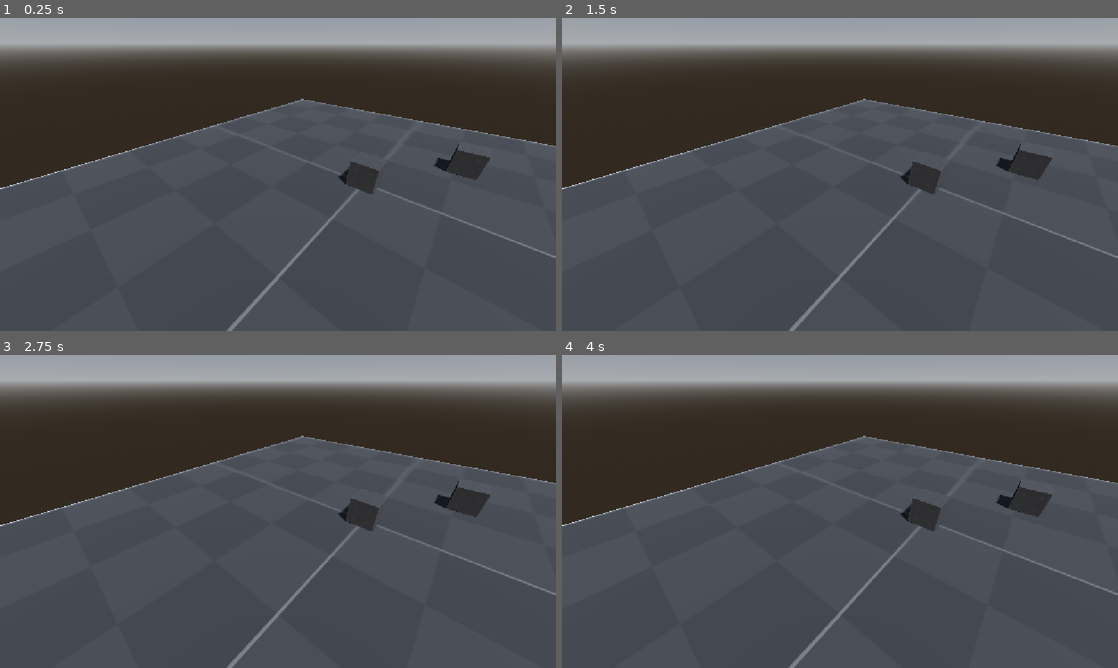
Above: before the commit, frames 1-4 (two rows, left to right).
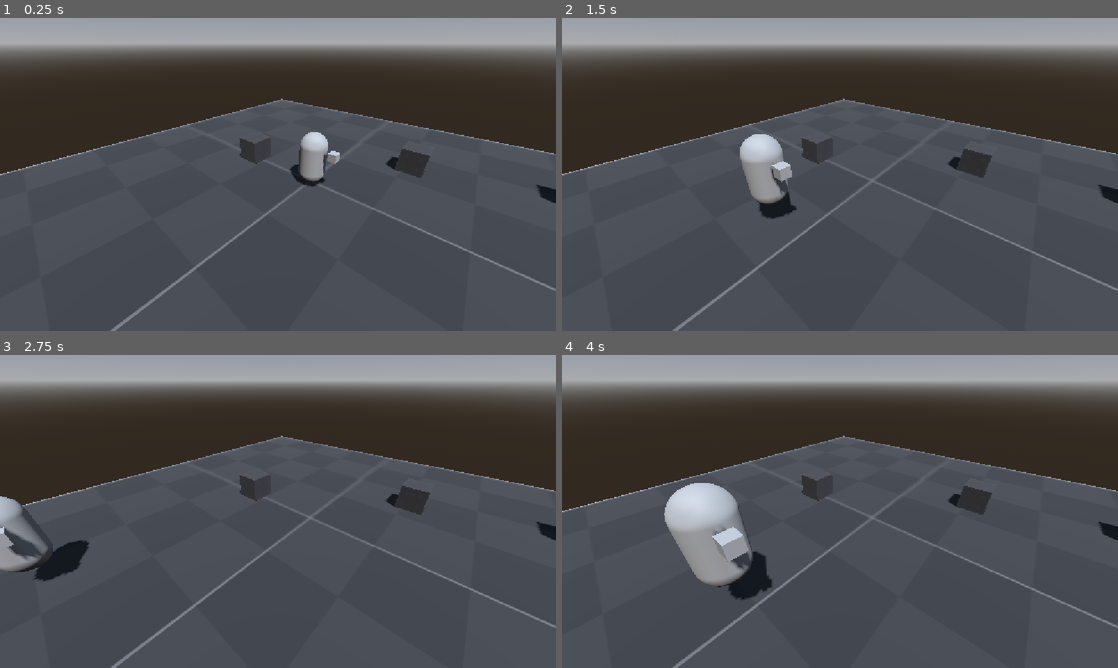
Above: after the commit, the same moments.

Repository: guepardito/Memory-Select
Game: Godot game, scene res://scenes/prototype_level.tscn
Two runs of this game, one before a commit and one after it. Both use one fixed random seed, a clock stepped at 60 frames per second and the inputs below.
Inputs:
- Up to frame 1 (0.25 s): no input
- Up to frame 2 (1.5 s): tap Enter at 0.5 s; hold D (move_right, bound only after the commit) 0.53-1.28 s; tap Space (jump, bound only after the commit) at 0.6, 0.77, 1.07, 1.35 s; hold S (move_back, bound only after the commit) from 1.28 s (still down)
- Up to frame 3 (2.75 s): tap Space (jump, bound only after the commit) at 1.52, 1.82, 2.1 s; release S (move_back, bound only after the commit) at 2.03 s; hold D (move_right, bound only after the commit) from 2.03 s (still down)
- Up to frame 4 (4 s): release D (move_right, bound only after the commit) at 2.78 s; hold W (move_forward, bound only after the commit) 2.78-3.53 s; tap Space (jump, bound only after the commit) at 2.85, 3.02, 3.32, 3.6, 3.77 s; hold A (move_left, bound only after the commit) from 3.53 s (still down)

The runs differ from the first frame. In frame 1, 6.8% of the frame differs, in the area x 0-100%, y 25-100%; in frame 2, 7.7%; in frame 3, 7.6%; in frame 4, 10%.

Commit message:
Basic player movement with keyboard and controller

Diff:
--- a/project.godot
+++ b/project.godot
@@ -20,6 +20,45 @@
 window/stretch/mode="canvas_items"
 window/stretch/aspect="expand"
 
+[input]
+
+move_left={
+"deadzone": 0.2,
+"events": [Object(InputEventKey,"resource_local_to_scene":false,"resource_name":"","device":-1,"window_id":0,"alt_pressed":false,"shift_pressed":false,"ctrl_pressed":false,"meta_pressed":false,"pressed":false,"keycode":0,"physical_keycode":65,"key_label":0,"unicode":97,"location":0,"echo":false,"script":null)
+, Object(InputEventJoypadMotion,"resource_local_to_scene":false,"resource_name":"","device":-1,"axis":0,"axis_value":-1.0,"script":null)
+]
+}
+move_right={
+"deadzone": 0.2,
+"events": [Object(InputEventKey,"resource_local_to_scene":false,"resource_name":"","device":-1,"window_id":0,"alt_pressed":false,"shift_pressed":false,"ctrl_pressed":false,"meta_pressed":false,"pressed":false,"keycode":0,"physical_keycode":68,"key_label":0,"unicode":100,"location":0,"echo":false,"script":null)
+, Object(InputEventJoypadMotion,"resource_local_to_scene":false,"resource_name":"","device":-1,"axis":0,"axis_value":1.0,"script":null)
+]
+}
+move_forward={
+"deadzone": 0.2,
+"events": [Object(InputEventKey,"resource_local_to_scene":false,"resource_name":"","device":-1,"window_id":0,"alt_pressed":false,"shift_pressed":false,"ctrl_pressed":false,"meta_pressed":false,"pressed":false,"keycode":0,"physical_keycode":87,"key_label":0,"unicode":119,"location":0,"echo":false,"script":null)
+, Object(InputEventJoypadMotion,"resource_local_to_scene":false,"resource_name":"","device":-1,"axis":1,"axis_value":-1.0,"script":null)
+]
+}
+move_back={
+"deadzone": 0.2,
+"events": [Object(InputEventKey,"resource_local_to_scene":false,"resource_name":"","device":-1,"window_id":0,"alt_pressed":false,"shift_pressed":false,"ctrl_pressed":false,"meta_pressed":false,"pressed":false,"keycode":0,"physical_keycode":83,"key_label":0,"unicode":115,"location":0,"echo":false,"script":null)
+, Object(InputEventJoypadMotion,"resource_local_to_scene":false,"resource_name":"","device":-1,"axis":1,"axis_value":1.0,"script":null)
+]
+}
+jump={
+"deadzone": 0.2,
+"events": [Object(InputEventKey,"resource_local_to_scene":false,"resource_name":"","device":-1,"window_id":0,"alt_pressed":false,"shift_pressed":false,"ctrl_pressed":false,"meta_pressed":false,"pressed":false,"keycode":0,"physical_keycode":32,"key_label":0,"unicode":32,"location":0,"echo":false,"script":null)
+, Object(InputEventJoypadButton,"resource_local_to_scene":false,"resource_name":"","device":-1,"button_index":0,"pressure":0.0,"pressed":false,"script":null)
+]
+}
+ability={
+"deadzone": 0.2,
+"events": [Object(InputEventKey,"resource_local_to_scene":false,"resource_name":"","device":-1,"window_id":0,"alt_pressed":false,"shift_pressed":false,"ctrl_pressed":false,"meta_pressed":false,"pressed":false,"keycode":0,"physical_keycode":4194325,"key_label":0,"unicode":0,"location":0,"echo":false,"script":null)
+, Object(InputEventJoypadButton,"resource_local_to_scene":false,"resource_name":"","device":-1,"button_index":2,"pressure":0.0,"pressed":false,"script":null)
+]
+}
+
 [physics]
 
 3d/physics_engine="Jolt Physics"
--- /dev/null
+++ b/scenes/PlayerRobot.tscn
@@ -0,0 +1,25 @@
+[gd_scene format=3 uid="uid://31q44susct6e"]
+
+[ext_resource type="Script" uid="uid://72kj0nbfwkr0" path="res://scripts/player_robot.gd" id="1_8iyjm"]
+
+[sub_resource type="CapsuleShape3D" id="CapsuleShape3D_u27eq"]
+
+[sub_resource type="CapsuleMesh" id="CapsuleMesh_u27eq"]
+
+[sub_resource type="BoxMesh" id="BoxMesh_u27eq"]
+size = Vector3(0.3, 0.3, 0.3)
+
+[node name="PlayerRobot" type="CharacterBody3D" unique_id=549566771]
+script = ExtResource("1_8iyjm")
+
+[node name="CollisionShape3D" type="CollisionShape3D" parent="." unique_id=855280083]
+transform = Transform3D(1, 0, 0, 0, 1, 0, 0, 0, 1, 0, 1, 0)
+shape = SubResource("CapsuleShape3D_u27eq")
+
+[node name="MeshInstance3D" type="MeshInstance3D" parent="." unique_id=525439506]
+transform = Transform3D(1, 0, 0, 0, 1, 0, 0, 0, 1, 0, 1, 0)
+mesh = SubResource("CapsuleMesh_u27eq")
+
+[node name="MeshInstance3D2" type="MeshInstance3D" parent="." unique_id=147084275]
+transform = Transform3D(1, 0, 0, 0, 1, 0, 0, 0, 1, 0, 1.3400738, -0.8169956)
+mesh = SubResource("BoxMesh_u27eq")
--- a/scenes/prototype_level.tscn
+++ b/scenes/prototype_level.tscn
@@ -2,6 +2,7 @@
 
 [ext_resource type="Texture2D" uid="uid://bmyh52jaycbrl" path="res://assets/textures/prototype/dark_texture_07.png" id="1_8jvw5"]
 [ext_resource type="Texture2D" uid="uid://bkfv8r7k64vhs" path="res://assets/textures/prototype/dark_texture_06.png" id="2_061g7"]
+[ext_resource type="PackedScene" uid="uid://31q44susct6e" path="res://scenes/PlayerRobot.tscn" id="3_061g7"]
 
 [sub_resource type="ProceduralSkyMaterial" id="ProceduralSkyMaterial_sfqo4"]
 sky_horizon_color = Color(0.66224277, 0.6717428, 0.6867428, 1)
@@ -14,10 +15,7 @@
 background_mode = 2
 sky = SubResource("Sky_kvexg")
 
-[sub_resource type="StandardMaterial3D" id="StandardMaterial3D_7s42t"]
-albedo_texture = ExtResource("1_8jvw5")
-
-[sub_resource type="StandardMaterial3D" id="StandardMaterial3D_jsvdy"]
+[sub_resource type="StandardMaterial3D" id="StandardMaterial3D_8jvw5"]
 albedo_texture = ExtResource("2_061g7")
 
 [sub_resource type="StandardMaterial3D" id="StandardMaterial3D_ysf26"]
@@ -25,6 +23,12 @@
 
 [sub_resource type="StandardMaterial3D" id="StandardMaterial3D_pet5k"]
 albedo_texture = ExtResource("2_061g7")
+
+[sub_resource type="StandardMaterial3D" id="StandardMaterial3D_7s42t"]
+albedo_texture = ExtResource("1_8jvw5")
+
+[sub_resource type="StandardMaterial3D" id="StandardMaterial3D_061g7"]
+albedo_texture = ExtResource("1_8jvw5")
 
 [node name="PrototypeLevel" type="Node3D" unique_id=2037469893]
 
@@ -35,22 +39,33 @@
 transform = Transform3D(-0.8660254, -0.43301278, 0.25, 0, 0.49999997, 0.86602545, -0.50000006, 0.75, -0.43301266, 0, 0, 0)
 shadow_enabled = true
 
-[node name="CSGBox3D" type="CSGBox3D" parent="." unique_id=1310836282]
+[node name="Camera3D" type="Camera3D" parent="." unique_id=2035891961]
+transform = Transform3D(-0.6600161, -0.40578654, 0.63223106, -2.3610593e-08, 0.8415705, 0.54014736, -0.75125146, 0.35650596, -0.5554501, 5.8798227, 4.594662, -3.4580388)
+
+[node name="Cajas" type="Node" parent="." unique_id=366492681]
+
+[node name="CSGBox3D2" type="CSGBox3D" parent="Cajas" unique_id=280726900]
+transform = Transform3D(1, 0, 0, 0, 1, 0, 0, 0, 1, 0, 0.5, 3.1077232)
+material_override = SubResource("StandardMaterial3D_8jvw5")
+use_collision = true
+
+[node name="CSGBox3D3" type="CSGBox3D" parent="Cajas" unique_id=440579143]
+transform = Transform3D(1, 0, 0, 0, 1, 0, 0, 0, 1, -3.6300445, 0.5, -2.7580094)
+material_override = SubResource("StandardMaterial3D_ysf26")
+use_collision = true
+
+[node name="CSGBox3D4" type="CSGBox3D" parent="Cajas" unique_id=1281935738]
+transform = Transform3D(1, 0, 0, 0, 1, 0, 0, 0, 1, -4.834271, 0.5, -7.6483793)
+material_override = SubResource("StandardMaterial3D_pet5k")
+use_collision = true
+
+[node name="MundoPlano" type="CSGBox3D" parent="." unique_id=1310836282]
 transform = Transform3D(1, 0, 0, 0, 1, 0, 0, 0, 1, 0, -0.5, 0)
 material_override = SubResource("StandardMaterial3D_7s42t")
+use_collision = true
 size = Vector3(20, 1, 20)
+material = SubResource("StandardMaterial3D_061g7")
 
-[node name="Camera3D" type="Camera3D" parent="." unique_id=2035891961]
-transform = Transform3D(-0.6600161, -0.40578654, 0.63223106, -2.3610593e-08, 0.8415705, 0.54014736, -0.75125146, 0.35650596, -0.5554501, 7.0005913, 4.5228844, -1.7659632)
+[node name="PlayerRobot" parent="." unique_id=549566771 instance=ExtResource("3_061g7")]
 
-[node name="CSGBox3D2" type="CSGBox3D" parent="." unique_id=280726900]
-transform = Transform3D(1, 0, 0, 0, 1, 0, 0, 0, 1, 0, 0.5, 0)
-material_override = SubResource("StandardMaterial3D_jsvdy")
-
-[node name="CSGBox3D3" type="CSGBox3D" parent="." unique_id=440579143]
-transform = Transform3D(1, 0, 0, 0, 1, 0, 0, 0, 1, -3.6300445, 0.5, -2.7580094)
-material_override = SubResource("StandardMaterial3D_ysf26")
-
-[node name="CSGBox3D4" type="CSGBox3D" parent="." unique_id=1281935738]
-transform = Transform3D(1, 0, 0, 0, 1, 0, 0, 0, 1, -4.834271, 0.5, -7.6483793)
-material_override = SubResource("StandardMaterial3D_pet5k")
+[node name="SpringArm3D" type="SpringArm3D" parent="." unique_id=432668746]
--- /dev/null
+++ b/scripts/player_robot.gd
@@ -0,0 +1,23 @@
+extends CharacterBody3D
+
+@export var gravity = 20
+@export var SPEED = 5.0
+@export var JUMP_VELOCITY = 7
+
+func _physics_process(delta: float) -> void:
+	if not is_on_floor():
+		velocity.y -= gravity * delta
+
+	if Input.is_action_just_pressed("jump") and is_on_floor():
+		velocity.y = JUMP_VELOCITY
+
+	var inputVector := Input.get_vector("move_left", "move_right", "move_forward", "move_back")
+	var movement := Vector3(inputVector.x, 0, inputVector.y)
+	if movement:
+		velocity.x = movement.x * SPEED
+		velocity.z = movement.z * SPEED
+	else:
+		velocity.x = move_toward(velocity.x, 0, SPEED)
+		velocity.z = move_toward(velocity.z, 0, SPEED)
+
+	move_and_slide()
Not shown, added: scripts/player_robot.gd.uid
Not shown, changed: CREDITS.md
